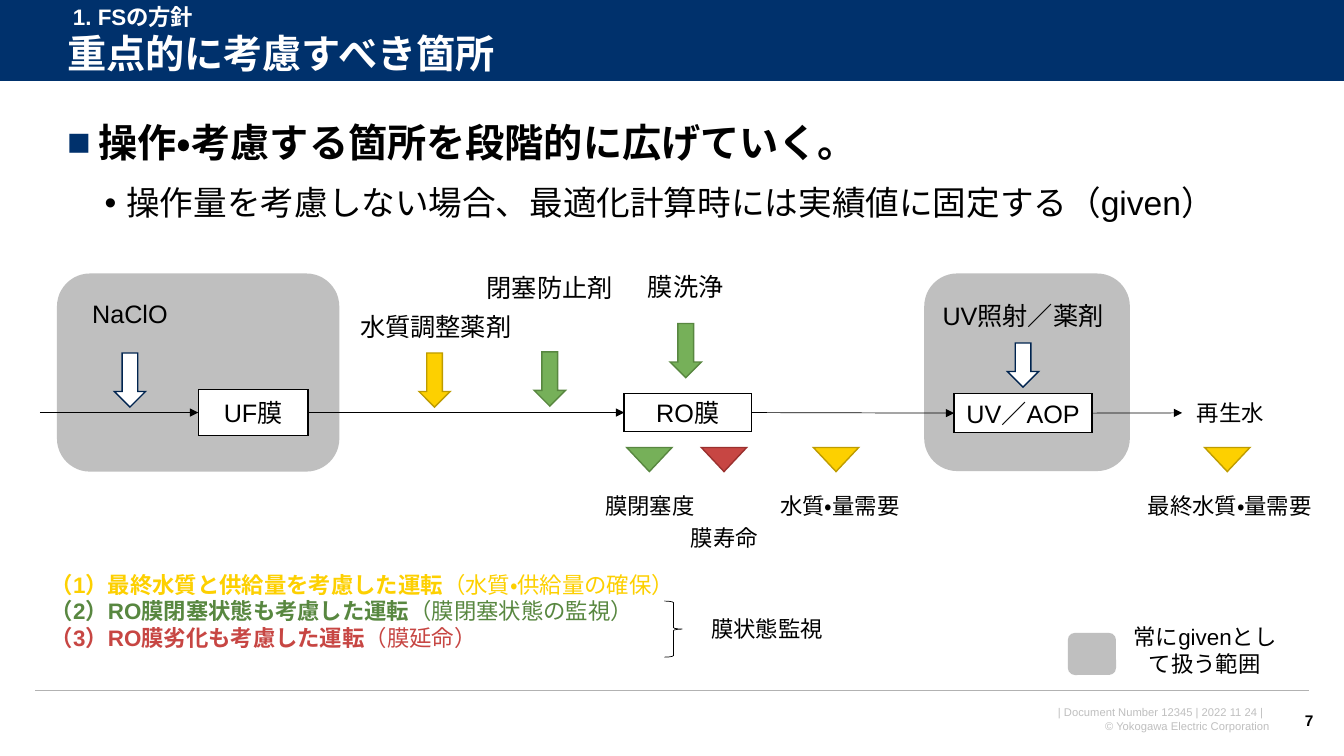
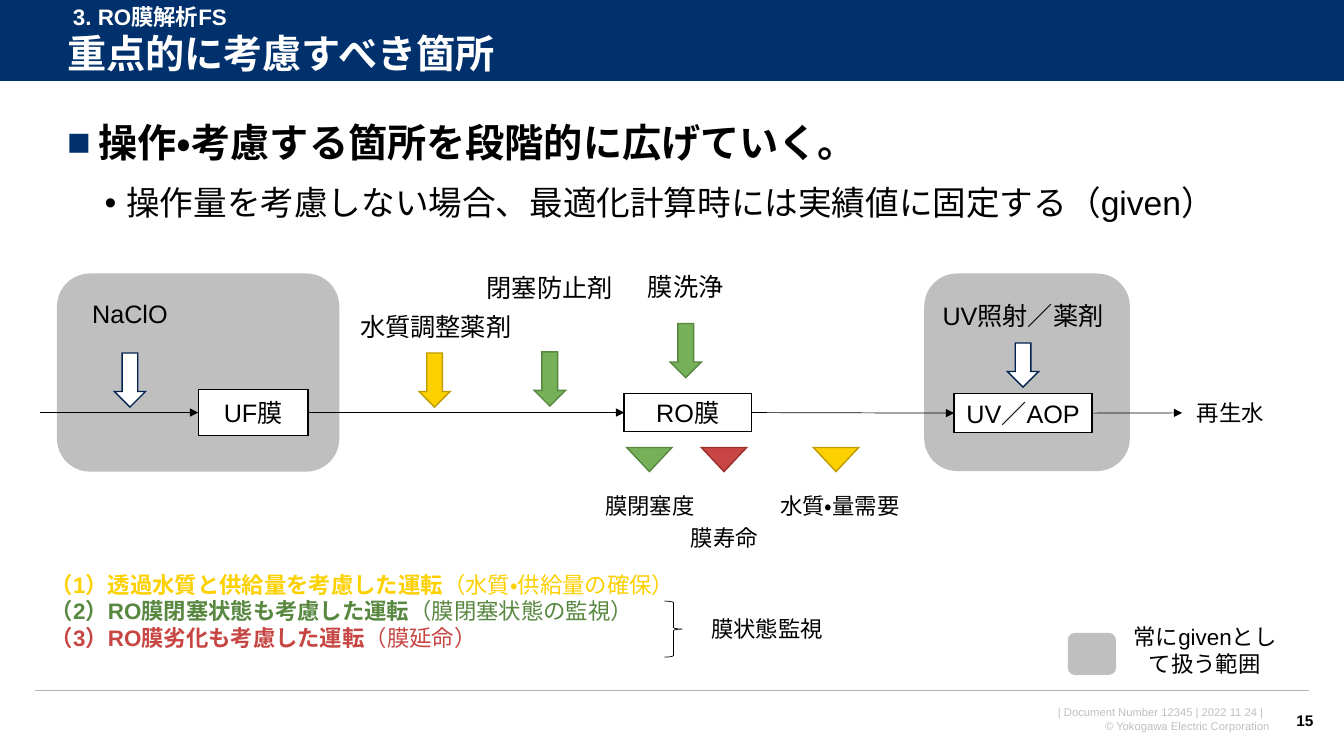
Before and after one commit to watarukumagai-git/opt, a slide deck: slide 15 of Reuse_Water/221129_米国再生水NAWI RO膜解析FS_井本さん向け説明_rev.0.pptx (slide 7 before the commit). Drawn at 1344x756 pixels with LibreOffice and Linux fonts; fonts in the diff are those of the drawing; background and template pictures are left out. Boxes give left, top, right and bottom in pixels: in the first picture for what was removed or moved away, otherwise in the second. Text is boxed around its words. In the diff, an @@ line names an element or a change of style, - is before the commit and + after.

```diff
--- a/Reuse_Water/221129_米国再生水NAWI RO膜解析FS_井本さん向け説明_rev.0.pptx
+++ b/Reuse_Water/221129_米国再生水NAWI RO膜解析FS_井本さん向け説明_rev.0.pptx
@@ text at (73, 7, 227, 27): text changed @@
-1. FSの方針
+3. RO膜解析FS
@@ triangle removed at (1205, 448, 1250, 472) @@
@@ text removed at (1148, 495, 1312, 516) @@
-最終水質・量需要
@@ text at (51, 574, 674, 595): text changed @@
-（1）最終水質と供給量を考慮した運転（水質・供給量の確保）
+（1）透過水質と供給量を考慮した運転（水質・供給量の確保）
@@ page number at (1296, 715, 1313, 726): text changed @@
-7
+15
```
Also in this commit, not shown: 14 other slides changed, 7 slides added.
